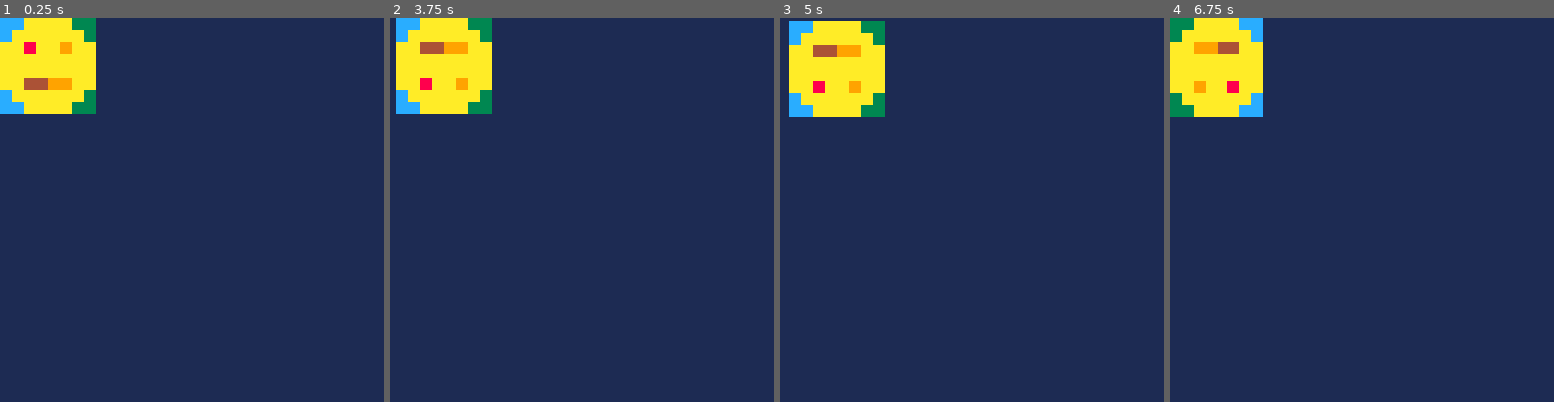
Above: before the commit, frames 1-4 (left to right).
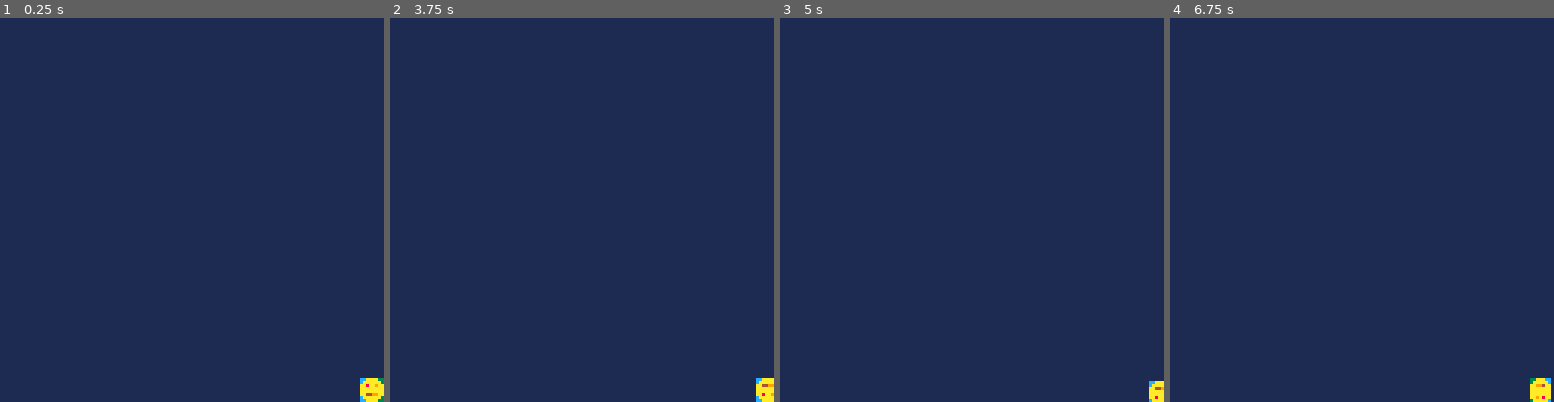
Above: after the commit, the same moments.

Repository: 0xcafed00d/tac08
Game: PICO-8 cartridge tests/sspr.p8
The game is run twice, just before and just after one commit, with the same random seed, the same clock (stepped at 60 frames per second) and the same inputs.
Inputs:
- Up to frame 1 (0.25 s): no input
- Up to frame 2 (3.75 s): tap O (Z key) at 0.33, 0.7, 1.43, 2.22, 3.1 s; tap X (X key) at 1.07, 2.07, 2.4, 2.73, 3.07, 3.4, 3.73 s; hold Left 1.97-2.37 s; hold Down 2.42-2.82 s; hold Right 2.87-3.53 s; hold Up from 3.58 s (still down)
- Up to frame 3 (5 s): tap O (Z key) at 3.98, 4.87 s; tap X (X key) at 4.07, 4.4, 4.73 s; release Up at 4.08 s; hold Right 4.13-4.53 s; hold Down from 4.58 s (still down)
- Up to frame 4 (6.75 s): tap X (X key) every 0.33 s from 5.07 to 6.73 s; release Down at 5.08 s; hold Left 5.13-5.8 s; tap O (Z key) at 5.75, 6.63 s; hold Up 5.85-6.18 s; hold Left 6.23-6.63 s; hold Down from 6.68 s (still down)

The runs differ from the first frame. In frame 1, 6.6% of the frame differs, in the area x 0-100%, y 0-100%; in frame 2, 6.5%; in frame 3, 6.5%; in frame 4, 6.6%.

Commit message:
fixed clipping for unstretched flipped sprites

Diff:
--- a/tests/sspr.p8
+++ b/tests/sspr.p8
@@ -4,10 +4,10 @@
 function _init()
 end
 
-x = 0
-y = 0
-w = 32
-h = 32
+x = 120
+y = 120
+w = 8
+h = 8
 
 flipval = 0;
 
Not shown, changed: src/pico_core.cpp
